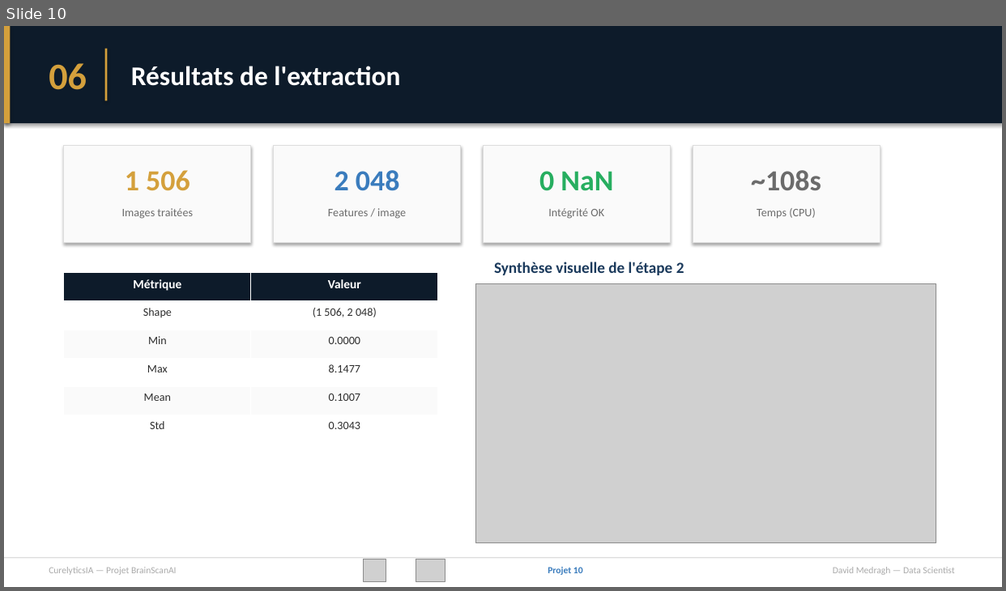
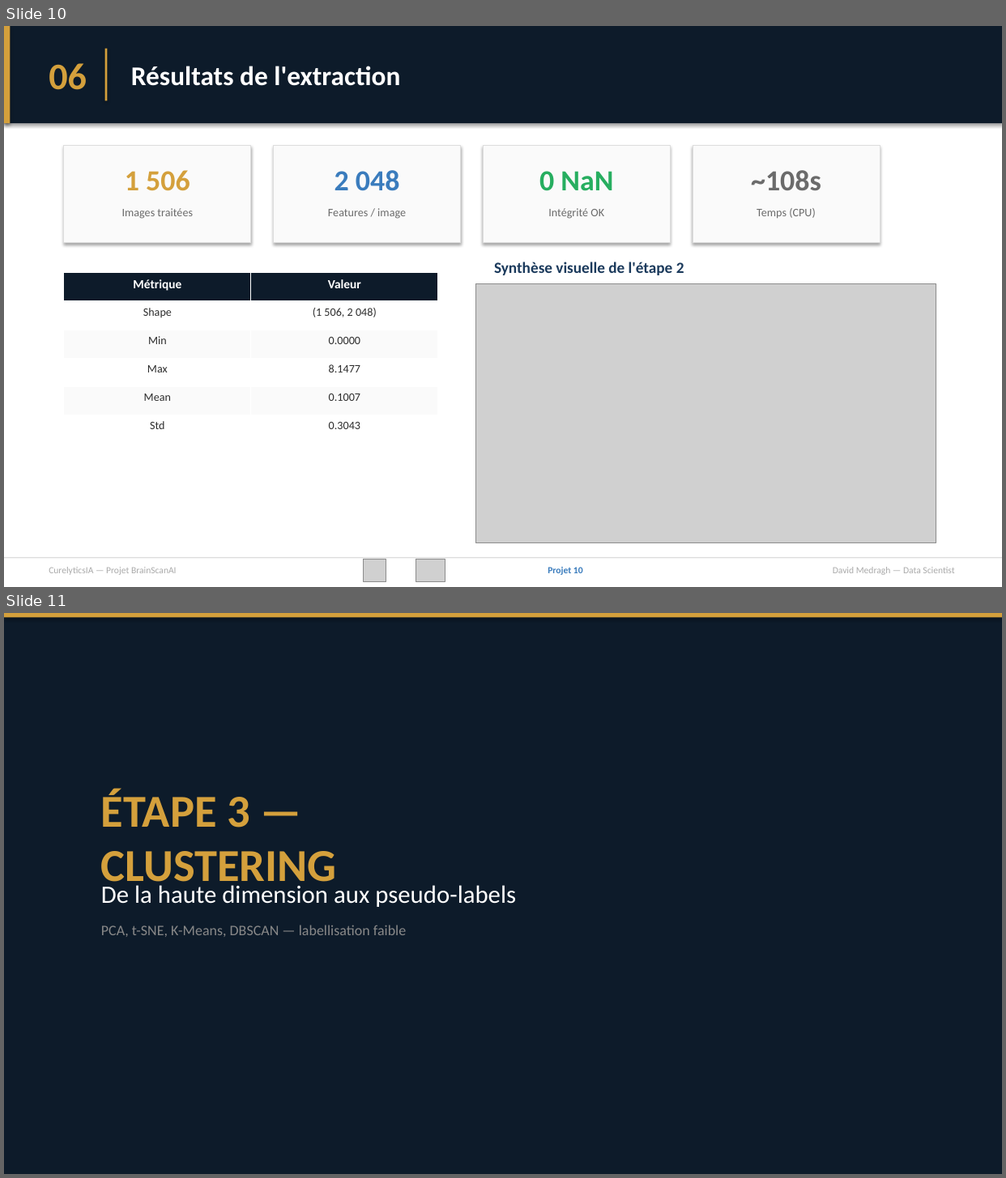
Before and after one commit to davidmedragh/projet10, a slide deck: livrables/projet10_presentation.pptx. Shown one above the other, each under a label of ours: slide 10 before the commit, slides 10 and 11 after it. The pictures are 1006x591 and 1006x1178 pixels, drawn with LibreOffice and Linux fonts; fonts in the diff are those of the drawing; grey boxes stand for pictures. Boxes give left, top, right and bottom in pixels: in the first picture for what was removed or moved away, otherwise in the second. Text is boxed around its words. In the diff, an @@ line names an element or a change of style, - is before the commit and + after.

Commit message:
feat: étape 3 — analyse non supervisée (PCA, t-SNE, K-Means, DBSCAN, pseudo-labels)

```diff
--- a/livrables/projet10_presentation.pptx
+++ b/livrables/projet10_presentation.pptx
@@ slide 11 added at <box>4,613,1002,1174</box>, background #FFFFFF @@
@@ rectangle added at <box>4,613,1002,1174</box>, fill #0D1B2A @@
@@ rectangle added at <box>4,613,1002,618</box>, fill #D4A03C @@
@@ text added at <box>101,789,337,892</box>, 44 pt, text #D4A03C, bold @@
+ÉTAPE 3 — CLUSTERING
@@ text added at <box>101,885,516,937</box>, 14 pt, text #888888 @@
+De la haute dimension aux pseudo-labels
+PCA, t-SNE, K-Means, DBSCAN — labellisation faible
```
Also in this commit, not shown: 3 slides changed, 2 other slides added, 5 other files.
